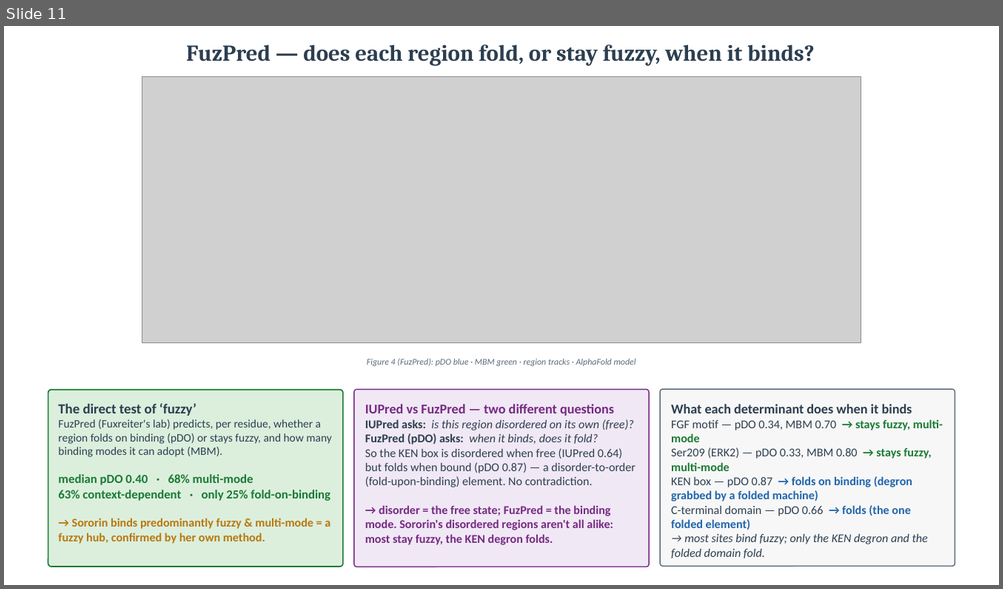
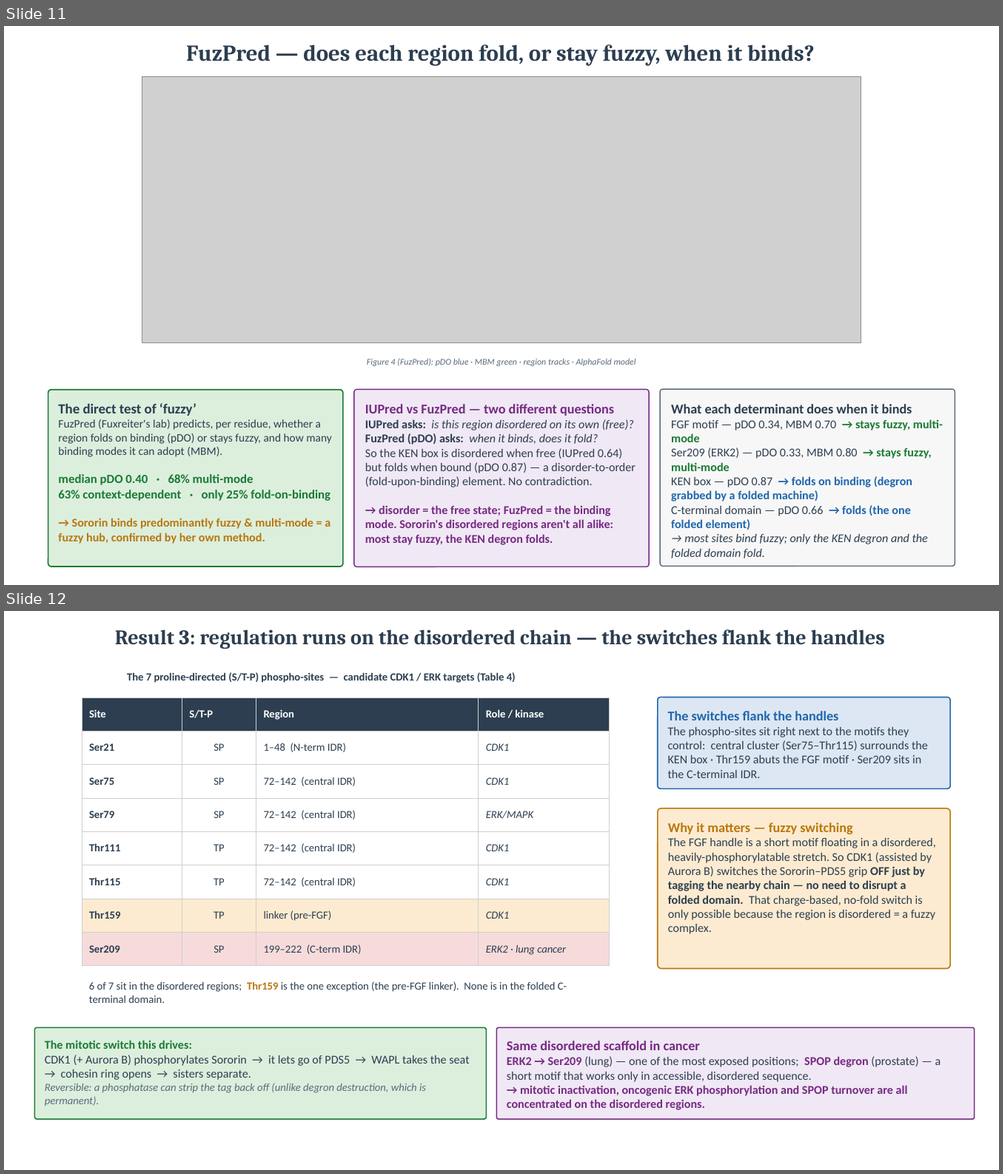
Before and after one commit to amirh0ss3in/Sororin_project, a slide deck: Sororin_mechanism_flowchart.pptx. Shown one above the other, each under a label of ours: slide 11 before the commit, slides 11 and 12 after it. The pictures are 1003x589 and 1003x1174 pixels, drawn with LibreOffice and Linux fonts; fonts in the diff are those of the drawing; grey boxes stand for pictures. Boxes give left, top, right and bottom in pixels: in the first picture for what was removed or moved away, otherwise in the second. Text is boxed around its words. In the diff, an @@ line names an element or a change of style, - is before the commit and + after.

```diff
--- a/Sororin_mechanism_flowchart.pptx
+++ b/Sororin_mechanism_flowchart.pptx
@@ slide 12 added at box(4, 611, 999, 1170), background #FFFFFF @@
@@ text added at box(115, 629, 885, 649), 20 pt, text #2C3E50, bold @@
+Result 3: regulation runs on the disordered chain — the switches flank the handles
@@ text added at box(127, 672, 515, 683), 10.5 pt, text #2C3E50, bold @@
+The 7 proline-directed (S/T-P) phospho-sites — candidate CDK1 / ERK targets (Table 4)
@@ table added at box(82, 698, 609, 966), 8 rows, 4 columns @@
+Site | S/T-P | Region | Role / kinase
+Ser21 | SP | 1–48 (N-term IDR) | CDK1
+Ser75 | SP | 72–142 (central IDR) | CDK1
+Ser79 | SP | 72–142 (central IDR) | ERK/MAPK
+Thr111 | TP | 72–142 (central IDR) | CDK1
+Thr115 | TP | 72–142 (central IDR) | CDK1
+Thr159 | TP | linker (pre-FGF) | CDK1
+Ser209 | SP | 199–222 (C-term IDR) | ERK2 · lung cancer
@@ rounded rectangle added at box(657, 698, 950, 789), fill #DCE7F3, outline #2166AC 1.1 pt, 11.5 pt, text #2C3E50 @@
+The switches flank the handles
+The phospho-sites sit right next to the motifs they control: central cluster (Ser75–Thr115) surrounds the KEN box · Thr159 abuts the FGF motif · Ser209 sits in the C-terminal IDR.
@@ rounded rectangle added at box(657, 809, 950, 969), fill #FCEBD0, outline #B9770E 1.1 pt, 11.5 pt, text #2C3E50 @@
+Why it matters — fuzzy switching
+The FGF handle is a short motif floating in a disordered, heavily-phosphorylatable stretch. So CDK1 (assisted by Aurora B) switches the Sororin–PDS5 grip OFF just by tagging the nearby chain — no need to disrupt a folded domain. That charge-based, no-fold switch is only possible because the region is disordered = a fuzzy complex.
@@ text added at box(89, 982, 566, 1003), 10.5 pt, text #2C3E50 @@
+6 of 7 sit in the disordered regions; Thr159 is the one exception (the pre-FGF linker). None is in the folded C-terminal domain.
@@ rounded rectangle added at box(34, 1028, 486, 1120), fill #DCEFDD, outline #1A7A34 1.1 pt, 11.5 pt, text #2C3E50 @@
+The mitotic switch this drives:
+CDK1 (+ Aurora B) phosphorylates Sororin → it lets go of PDS5 → WAPL takes the seat → cohesin ring opens → sisters separate.
+Reversible: a phosphatase can strip the tag back off (unlike degron destruction, which is permanent).
@@ rounded rectangle added at box(496, 1028, 974, 1120), fill #F0E8F4, outline #762A83 1.1 pt, 11.5 pt, text #762A83, bold @@
+Same disordered scaffold in cancer
+ERK2 → Ser209 (lung) — one of the most exposed positions; SPOP degron (prostate) — a short motif that works only in accessible, disordered sequence.
+→ mitotic inactivation, oncogenic ERK phosphorylation and SPOP turnover are all concentrated on the disordered regions.
```
